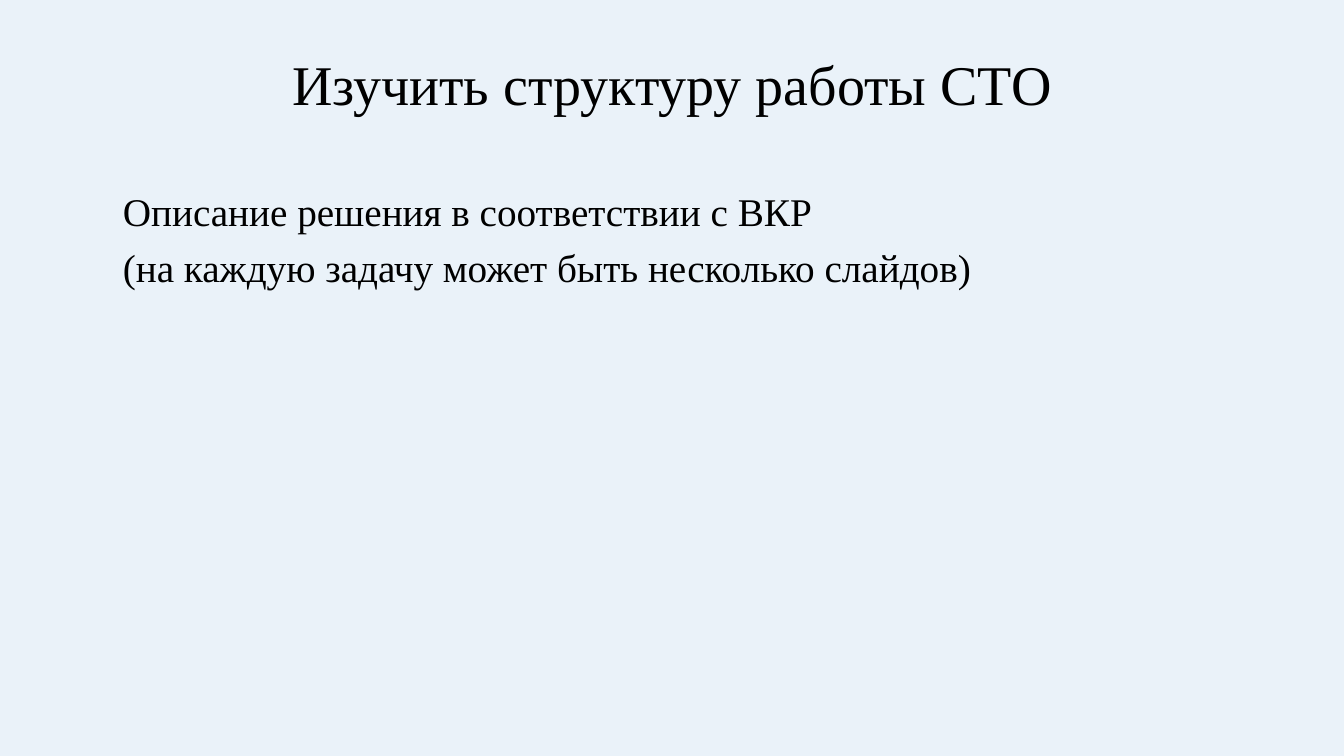
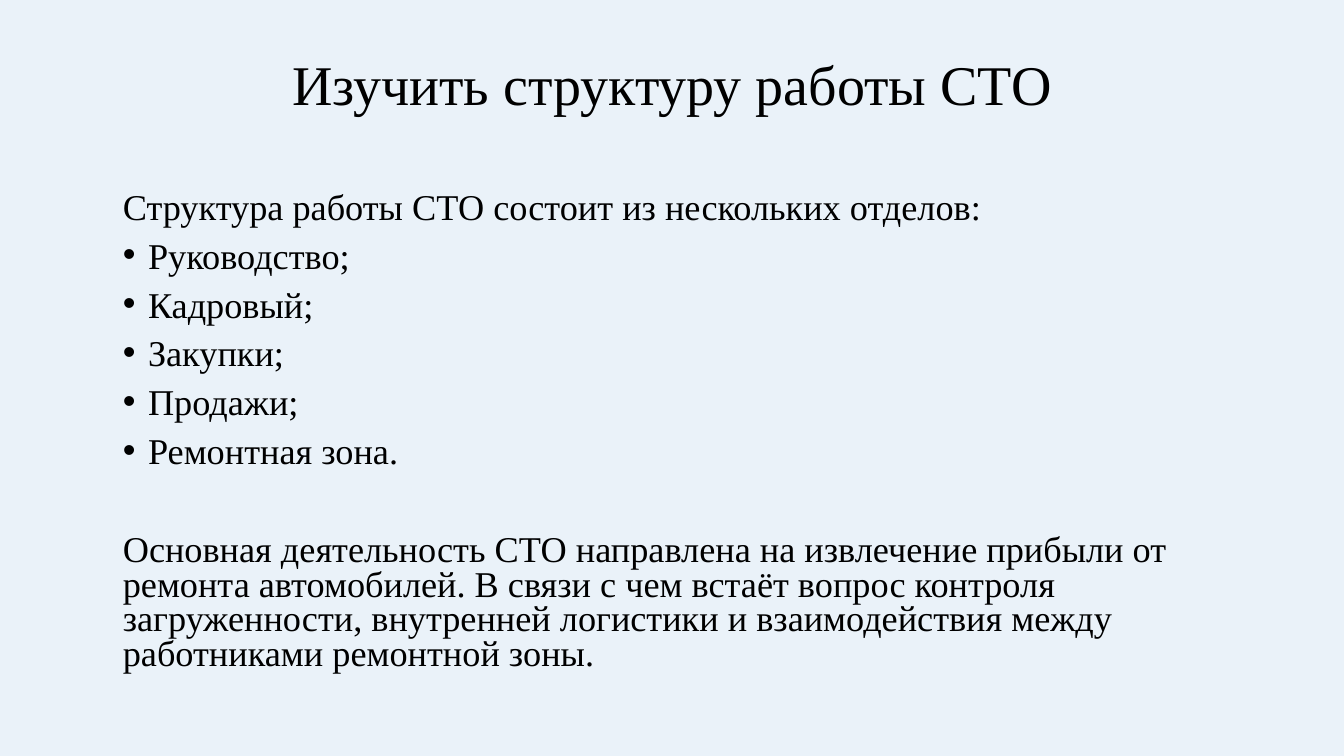
Before and after one commit to IlyaRevkin/VFCS, a slide deck: slide 3 of Отчёт/Создание ИС для автоматизации работы СТО.pptx. Drawn at 1344x756 pixels with LibreOffice and Linux fonts; fonts in the diff are those of the drawing. Boxes give left, top, right and bottom in pixels: in the first picture for what was removed or moved away, otherwise in the second. Text is boxed around its words. In the diff, an @@ line names an element or a change of style, - is before the commit and + after.

```diff
--- a/Отчёт/Создание ИС для автоматизации работы СТО.pptx
+++ b/Отчёт/Создание ИС для автоматизации работы СТО.pptx
@@ text at bbox=[123, 194, 1167, 673]: text changed; size 28 to 25.9 pt @@
-Описание решения в соответствии с ВКР
-(на каждую задачу может быть несколько слайдов)
+Структура работы СТО состоит из нескольких отделов:
+• Руководство;
+• Кадровый;
+• Закупки;
+• Продажи;
+• Ремонтная зона.
+Основная деятельность СТО направлена на извлечение прибыли от ремонта автомобилей. В связи с чем встаёт вопрос контроля загруженности, внутренней логистики и взаимодействия между работниками ремонтной зоны.
```
Also in this commit, not shown: 3 other slides changed, 2 slides added, 1 slide removed, 32 other files.
